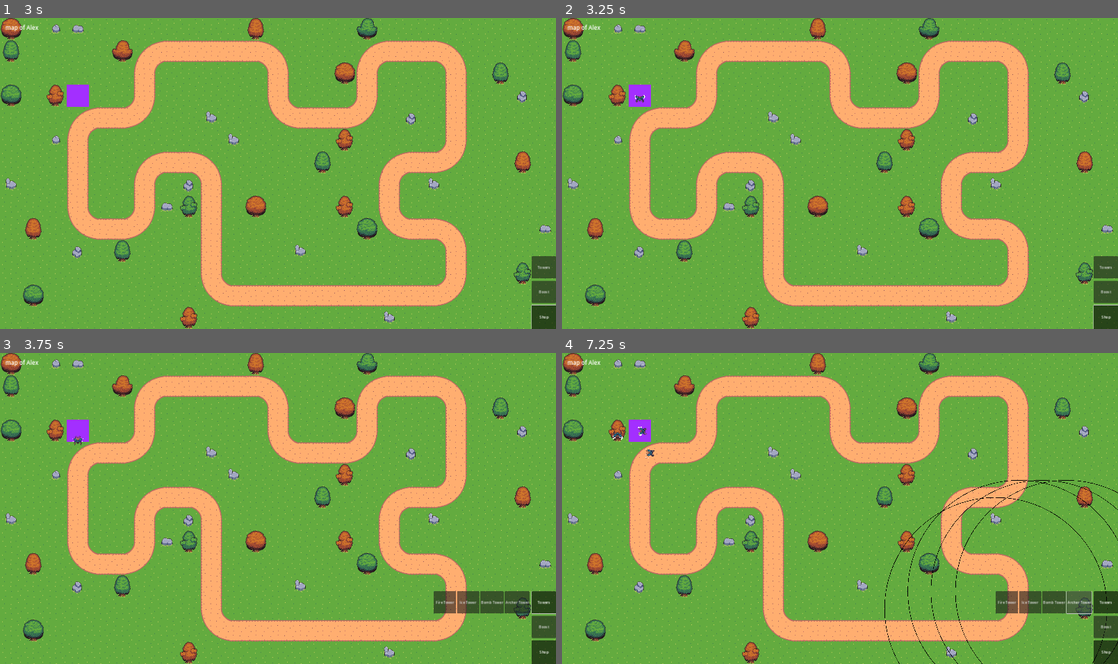
Above: before the commit, frames 1-4 (two rows, left to right).
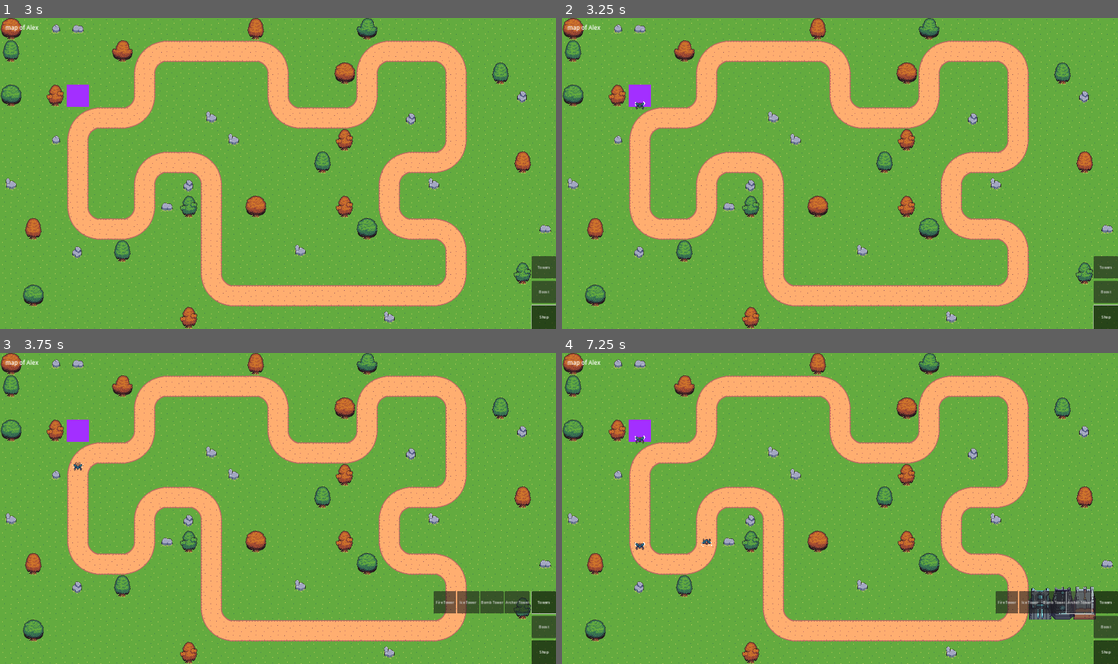
Above: after the commit, the same moments.

Repository: m-conti/melonjam2023
Game: Godot game, scene res://game.tscn
The game is run twice, just before and just after one commit, with the same random seed, the same clock (stepped at 60 frames per second) and the same inputs.
Inputs (mouse positions are in pixels of both pictures, inside the frame that each line leads up to):
- Up to frame 1 (3 s): click (266, 164) at 0.52 s; type "Alex" at 0.6 s; click "Host" at 1.25 s; click "START!" at 2 s; click "Shop" at 2.75 s
- Up to frame 2 (3.25 s): no input
- Up to frame 3 (3.75 s): click "Towers" at 3.5 s
- Up to frame 4 (7.25 s): click "Fire Tower" at 4.25 s; click "Ice Tower" at 5 s; click "Bomb Tower" at 5.75 s; click "Archer Tower" at 6.5 s

Frame 1 is identical in both runs. In frame 2, less than 0.1% of the frame differs, in the area x 13-15%, y 24-30%; in frame 3, less than 0.1%; in frame 4, 1.6%, in the area x 9-100%, y 23-100%.

Commit message:
path clockwise and anti_clockwise

Diff:
--- a/Enemies/Enemies/Clampbeetle.tscn
+++ b/Enemies/Enemies/Clampbeetle.tscn
@@ -188,7 +188,7 @@
 }
 
 [node name="Enemy" instance=ExtResource("1_ejelc")]
-speed = 68
+speed = 250
 fly = true
 
 [node name="Sprite2D" parent="." index="1"]
--- a/Enemies/Enemy.gd
+++ b/Enemies/Enemy.gd
@@ -56,12 +56,28 @@
 
 func get_next_case() -> Vector2i:
 	var neighbours = [Vector2i.RIGHT, Vector2i.DOWN, Vector2i.LEFT, Vector2i.UP]
-	neighbours.shuffle()
+
+	var current_value = map.grid[target_case.x][target_case.y]
+
+	var next_value: int
+	if map.rotation_clockwise:
+		if typeof(current_value) != TYPE_INT:
+			next_value = -1
+		elif current_value == 1:
+			next_value = map.nb_path_case
+		else:
+			next_value = current_value - 1
+	else:
+		next_value = (current_value % map.nb_path_case) + 1 if typeof(current_value) == TYPE_INT else -1
 
 	for neighbour in neighbours:
 		var new_target = target_case + neighbour
-		if map.is_in_grid(new_target) and map.grid[new_target.x][new_target.y] == null and new_target != prev_case:
+		if not (map.is_in_grid(new_target) and typeof(map.grid[new_target.x][new_target.y]) == TYPE_INT):
+			continue
+		if next_value < 0 or (next_value >= 0 and map.grid[new_target.x][new_target.y] == next_value):
 			return new_target
+
+	print(next_value)
 
 	return prev_case
 
--- a/HUD/Buttons/PlaceOnMap.gd
+++ b/HUD/Buttons/PlaceOnMap.gd
@@ -16,6 +16,8 @@
 func _process(delta_time):
 	if ghost == null: return
 
+	queue_redraw()
+
 	var mouse_pos: Vector2i = map.tilemap.local_to_map(get_viewport().get_mouse_position() / map.tilemap.scale)
 
 	if not can_be_placed(mouse_pos):
@@ -24,13 +26,14 @@
 
 	ghost.visible = true
 	ghost.global_position = map.tilemap.map_to_local(mouse_pos) * map.tilemap.scale
-	queue_redraw()
 
 
 func _input(event):
 	if ghost == null: return
 	if not (activable_remote or map.is_multiplayer_authority()): return
 	if event is InputEventMouseButton:
+		queue_redraw()
+
 		if event.button_index == MOUSE_BUTTON_LEFT:
 			var pos: Vector2i = map.tilemap.local_to_map(event.position / map.tilemap.scale)
 
@@ -46,7 +49,6 @@
 			ghost.queue_free()
 			ghost = null
 
-		queue_redraw()
 
 
 func can_be_placed(pos: Vector2i) -> bool:
--- a/HUD/Buttons/TowerButton.gd
+++ b/HUD/Buttons/TowerButton.gd
@@ -7,7 +7,7 @@
 
 
 func _draw():
-	if ghost == null:
+	if ghost == null or not can_be_placed(map.tilemap.local_to_map(get_viewport().get_mouse_position() / map.tilemap.scale)):
 		return
 
 	draw_arc(ghost.position, ghost.get_node("Area2D/CollisionShape2D").shape.radius, 0., TAU, 100, Color.BLACK, 2)
--- a/Map.gd
+++ b/Map.gd
@@ -2,19 +2,77 @@
 class_name Map
 
 
-@export var width: int = 20
-@export var height: int = 20
 @onready var tilemap: TileMap = $TileMap
+@onready var width: int = tilemap.get_used_rect().size.x
+@onready var height: int = tilemap.get_used_rect().size.y
 
 var player_id: int
 
 var grid: Array = []
+var nb_path_case: int
+
+var rotation_clockwise: bool = false
+
+
+func get_first_path() -> Vector2i:
+	for x in width:
+		for y in height:
+			if grid[x][y] == 0:
+				return Vector2i(x, y)
+	return Vector2i.ZERO
+
 
 func _init_grid():
+	var path_cells = [
+		Vector2i(11, 1),
+		Vector2i(12, 1),
+		Vector2i(13, 1),
+		Vector2i(14, 1),
+		Vector2i(11, 2),
+		Vector2i(14, 2),
+		Vector2i(11, 3),
+		Vector2i(14, 3),
+		Vector2i(11, 4),
+		Vector2i(12, 4),
+		Vector2i(13, 4),
+		Vector2i(14, 4),
+		Vector2i(6, 1),
+		Vector2i(5, 2),
+		Vector2i(7, 2),
+		Vector2i(6, 3),
+	]
+
 	for x in width:
 		grid.append([])
 		for y in height:
-			grid[x].append(null)
+			if tilemap.get_cell_atlas_coords(0, Vector2i(x, y)) in path_cells:
+				grid[x].append(0)
+			else:
+				grid[x].append(null)
+
+	var last_path: Vector2i = get_first_path()
+	var new_path: Vector2i = last_path
+	var neighbours = [Vector2i.DOWN, Vector2i.RIGHT, Vector2i.LEFT, Vector2i.UP]
+	var finished: bool = false
+
+	while not finished:
+		finished = true
+		grid[new_path.x][new_path.y] = grid[last_path.x][last_path.y] + 1
+
+		var current_path: Vector2i
+		for neighbour in neighbours:
+			current_path = new_path + neighbour
+			if not is_in_grid(current_path):
+				continue
+
+			if grid[current_path.x][current_path.y] == 0:
+				finished = false
+				break
+		last_path = new_path
+		new_path = current_path
+
+	nb_path_case = grid[last_path.x][last_path.y]
+
 
 func _enter_tree():
 	print("enter_tree")
@@ -22,13 +80,11 @@
 
 func _ready():
 	print("ready")
+	print(tilemap.get_used_rect())
+	_init_grid()
 	set_visibility(is_multiplayer_authority())
 	if not is_multiplayer_authority(): return
 	add_at_pos(load("res://Entities/Spawner.tscn"), Vector2i(3, 3))
-
-
-func _init():
-	_init_grid()
 
 
 func set_player(player_id):
